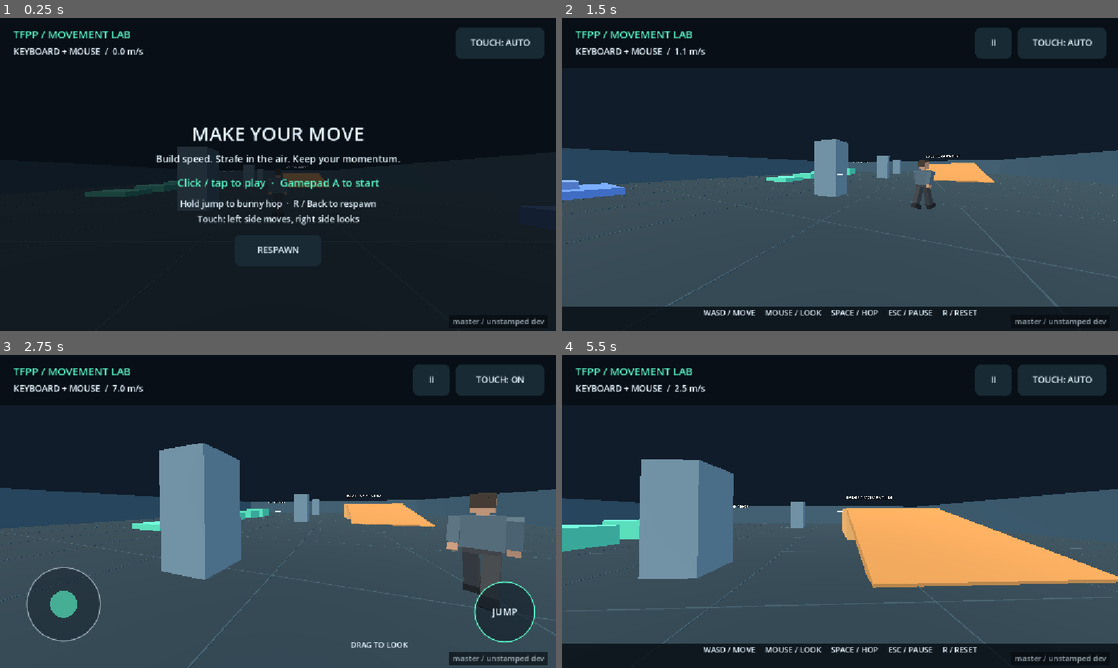
Above: before the commit, frames 1-4 (two rows, left to right).
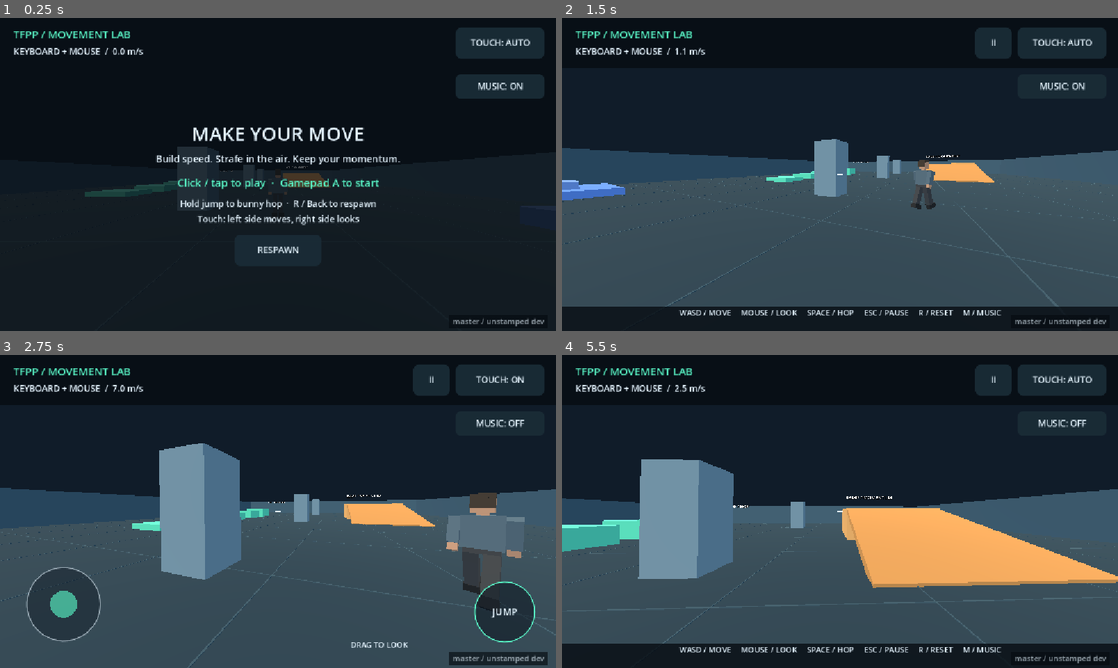
Above: after the commit, the same moments.

Repository: jefuhr/game
Game: Godot game, scene res://scenes/main.tscn
The game is run twice, just before and just after one commit, with the same random seed, the same clock (stepped at 60 frames per second) and the same inputs.
Inputs (mouse positions are in pixels of both pictures, inside the frame that each line leads up to):
- Up to frame 1 (0.25 s): no input
- Up to frame 2 (1.5 s): tap Enter at 0.5 s; move the mouse to (962, 158) at 0.52 s; hold D (move_right) 0.53-1.28 s; tap M at 0.6, 1.35 s; click (962, 158) at 0.67 s; tap Space (jump) at 0.77 s; move the mouse to (812, 174) at 1.27 s; hold W (move_forward) from 1.28 s (still down); click (812, 174) at 1.42 s
- Up to frame 3 (2.75 s): keep holding W (move_forward); tap Space (jump) at 1.52 s; move the mouse to (289, 505) at 2.02 s; tap T at 2.1 s; click (289, 505) at 2.17 s; tap M at 2.3 s
- Up to frame 4 (5.5 s): keep holding W (move_forward); move the mouse to (834, 517) at 2.77 s; tap R at 2.85 s; click (834, 517) at 2.92 s; tap Space (jump) at 3.02, 3.77, 4.52 s; tap M at 3.05, 3.6, 4.35, 5.3 s; move the mouse to (878, 514) at 3.52 s; click (878, 514) at 3.67 s; move the mouse to (795, 508) at 4.27 s; click (795, 508) at 4.42 s; move the mouse to (845, 511) at 5.02 s; tap T at 5.1 s; click (845, 511) at 5.17 s

The runs differ from the first frame. In frame 1, 1.2% of the frame differs, in the area x 82-98%, y 18-26%; in frame 2, 0.8%; in frame 3, 0.1%; in frame 4, 0.9%.

Commit message:
The game had no background music, so I added a short generated music loop and a button to mute it.
- **Music (new file `scripts/music.gd`, loaded at startup as `Music` in `project.godot`):** the game

Diff:
--- a/project.godot
+++ b/project.godot
@@ -18,6 +18,7 @@
 [autoload]
 
 Controls="*res://scripts/controls.gd"
+Music="*res://scripts/music.gd"
 
 [display]
 
--- a/scripts/hud.gd
+++ b/scripts/hud.gd
@@ -86,6 +86,11 @@
 
 func pause_button() -> Rect2:
 	return Rect2(safe_bounds.end.x - 296, safe_bounds.position.y + 20, 76, 64)
+
+
+## Sits just below the header so it never collides with the title in portrait.
+func music_button() -> Rect2:
+	return Rect2(safe_bounds.end.x - 208, safe_bounds.position.y + 116, 184, 52)
 
 
 func reset_button() -> Rect2:
@@ -146,6 +151,9 @@
 		Controls.toggle_touch()
 		_clear_fingers()
 		return true
+	if music_button().has_point(point):
+		Music.toggle_mute()
+		return true
 	if Controls.playing and pause_button().has_point(point):
 		Controls.pause()
 		_clear_fingers()
@@ -185,7 +193,7 @@
 		if Controls.touch_visible():
 			_draw_touch()
 		else:
-			var hint := "WASD / MOVE     MOUSE / LOOK     SPACE / HOP     ESC / PAUSE     R / RESET"
+			var hint := "WASD / MOVE     MOUSE / LOOK     SPACE / HOP     ESC / PAUSE     R / RESET     M / MUSIC"
 			if Controls.device == Controls.Device.GAMEPAD:
 				hint = "LEFT STICK / MOVE     RIGHT STICK / LOOK     A / HOP     START / PAUSE"
 			draw_rect(Rect2(0, safe_bounds.end.y - 50, ui_size.x, ui_size.y - safe_bounds.end.y + 50), Color(0.025, 0.045, 0.07, 0.8))
@@ -198,6 +206,8 @@
 		_centered("Hold jump to bunny hop  ·  R / Back to respawn", ui_size.y * 0.5 + 67, 18, INK)
 		_centered("Touch: left side moves, right side looks", ui_size.y * 0.5 + 99, 18, INK)
 		_button(reset_button(), "RESPAWN")
+	# Drawn after the pause overlay so it stays bright in both states.
+	_button(music_button(), "MUSIC: " + ("OFF" if Music.muted else "ON"))
 	# Draw last, including over the pause overlay; keep clear of the jump target.
 	var watermark_width := font.get_string_size(master_watermark, HORIZONTAL_ALIGNMENT_LEFT, -1, 16).x
 	var watermark_position := safe_bounds.end - Vector2(watermark_width + 24, 14)
--- /dev/null
+++ b/scripts/music.gd
@@ -0,0 +1,106 @@
+extends Node
+## Procedural background music loop. No audio assets are needed; the loop is
+## generated over a few frames at startup to avoid a hitch on mobile/web.
+
+signal mute_changed(muted: bool)
+
+const SETTINGS_PATH := "user://settings.cfg"
+const MIX_RATE := 16000
+const CHORD_SECONDS := 2.0
+const STEP_SECONDS := 0.25
+const SAMPLES_PER_FRAME := 8000
+# Am - F - C - G: [bass frequency, [chord tones]].
+const CHORDS := [
+	[110.0, [220.0, 261.63, 329.63]],
+	[87.31, [174.61, 220.0, 261.63]],
+	[130.81, [261.63, 329.63, 392.0]],
+	[98.0, [196.0, 246.94, 293.66]],
+]
+const ARPEGGIO := [0, 1, 2, 1, 0, 2, 1, 2]
+
+var muted := false
+var _player: AudioStreamPlayer
+var _data := PackedByteArray()
+var _written := 0
+var _total := 0
+
+
+func _ready() -> void:
+	process_mode = Node.PROCESS_MODE_ALWAYS
+	var config := ConfigFile.new()
+	if config.load(SETTINGS_PATH) == OK:
+		muted = bool(config.get_value("audio", "music_muted", false))
+	_player = AudioStreamPlayer.new()
+	_player.name = "BackgroundMusic"
+	_player.volume_db = -6.0
+	add_child(_player)
+	_total = int(MIX_RATE * CHORD_SECONDS * CHORDS.size())
+	_data.resize(_total * 2)
+
+
+func _process(_delta: float) -> void:
+	var end := mini(_written + SAMPLES_PER_FRAME, _total)
+	for i in range(_written, end):
+		var value := clampf(_sample(float(i) / MIX_RATE), -1.0, 1.0)
+		_data.encode_s16(i * 2, int(value * 32767.0))
+	_written = end
+	if _written >= _total:
+		var stream := AudioStreamWAV.new()
+		stream.format = AudioStreamWAV.FORMAT_16_BITS
+		stream.mix_rate = MIX_RATE
+		stream.stereo = false
+		stream.data = _data
+		stream.loop_mode = AudioStreamWAV.LOOP_FORWARD
+		stream.loop_begin = 0
+		stream.loop_end = _total
+		_player.stream = stream
+		_data = PackedByteArray()
+		set_process(false)
+		_apply()
+
+
+func _input(event: InputEvent) -> void:
+	if event is InputEventKey and event.pressed and not event.echo and event.physical_keycode == KEY_M:
+		toggle_mute()
+
+
+func toggle_mute() -> void:
+	set_muted(not muted)
+
+
+func set_muted(value: bool) -> void:
+	muted = value
+	_apply()
+	var config := ConfigFile.new()
+	config.load(SETTINGS_PATH)
+	config.set_value("audio", "music_muted", muted)
+	config.save(SETTINGS_PATH)
+	mute_changed.emit(muted)
+
+
+func _apply() -> void:
+	if _player == null or _player.stream == null:
+		return
+	if muted and _player.playing:
+		_player.stop()
+	elif not muted and not _player.playing:
+		_player.play()
+
+
+## Each chord fades in and out, and each pluck ends at zero, so the loop is seamless.
+func _sample(t: float) -> float:
+	var chord_index := int(t / CHORD_SECONDS) % CHORDS.size()
+	var local := fposmod(t, CHORD_SECONDS)
+	var chord: Array = CHORDS[chord_index]
+	var tones: Array = chord[1]
+	var envelope := clampf(local / 0.3, 0.0, 1.0) * clampf((CHORD_SECONDS - local) / 0.3, 0.0, 1.0)
+	var value := sin(TAU * float(chord[0]) * t) * 0.2 * envelope
+	for tone in tones:
+		value += sin(TAU * float(tone) * t) * 0.07 * envelope
+	var step := int(local / STEP_SECONDS)
+	var note_time := maxf(local - step * STEP_SECONDS, 0.0)
+	var pluck_freq := float(tones[ARPEGGIO[step % ARPEGGIO.size()]]) * 2.0
+	var pluck_env := exp(-note_time * 9.0) * clampf(note_time / 0.004, 0.0, 1.0) \
+		* clampf((STEP_SECONDS - note_time) / 0.01, 0.0, 1.0)
+	value += sin(TAU * pluck_freq * note_time) * 0.12 * pluck_env
+	return value
Not shown, changed: docs/controls.md
